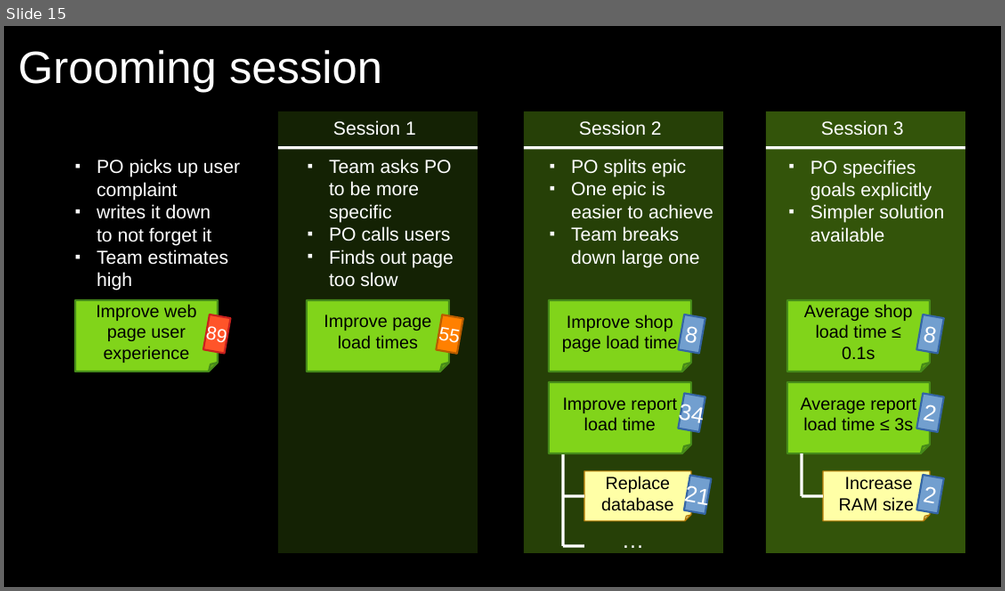
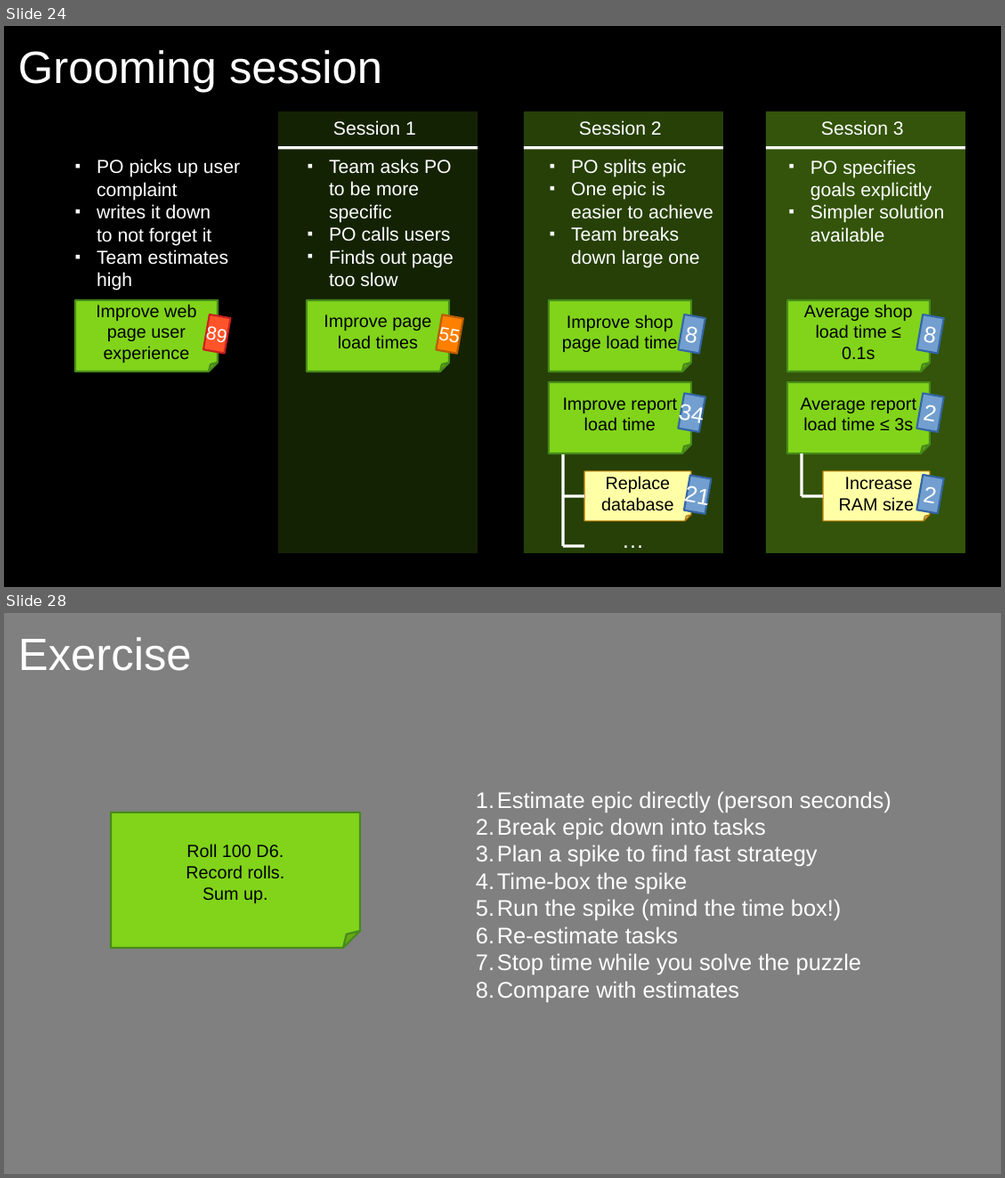
Before and after one commit to exasol/tutorials, a slide deck: estimating/estimating.odp. Shown one above the other, each under a label of ours: slide 15 before the commit, slides 24 and 28 after it; the slides between them are not shown. The pictures are 1005x591 and 1005x1178 pixels, drawn with LibreOffice and Linux fonts; fonts in the diff are those of the drawing. Boxes give left, top, right and bottom in pixels: in the first picture for what was removed or moved away, otherwise in the second. Text is boxed around its words. In the diff, an @@ line names an element or a change of style, - is before the commit and + after.

```diff
--- a/estimating/estimating.odp
+++ b/estimating/estimating.odp
@@ slide 28 added at (4,613,1001,1174), background #808080 @@
@@ title added at (18,637,192,671), 36 pt, text #FFFFFF @@
+Exercise
@@ text added at (497,791,891,1002), 18 pt, text #FFFFFF @@
+1. Estimate epic directly (person seconds)
+2. Break epic down into tasks
+3. Plan a spike to find fast strategy
+4. Time-box the spike
+5. Run the spike (mind the time box!)
+6. Re-estimate tasks
+7. Stop time while you solve the puzzle
+8. Compare with estimates
@@ folded corner added at (111,812,360,948), fill #81D41A, outline #468A1A 1.5 pt, 14 pt, text #000000 @@
+Roll 100 D6.
+Record rolls.
+Sum up.
@@ what was slide 15 is now slide 24 @@
```
Also in this commit, not shown: 2 slides changed, 15 other slides added.
